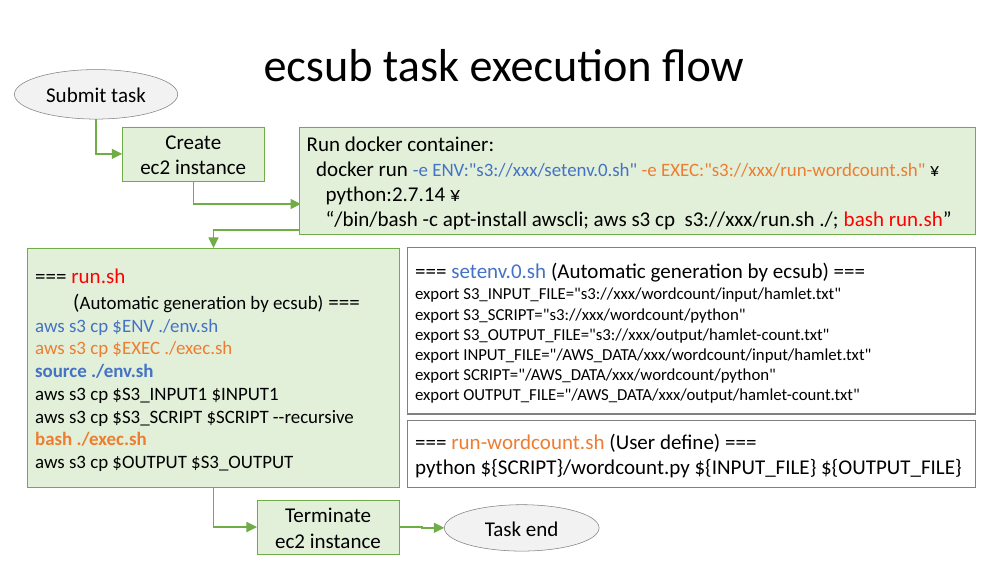
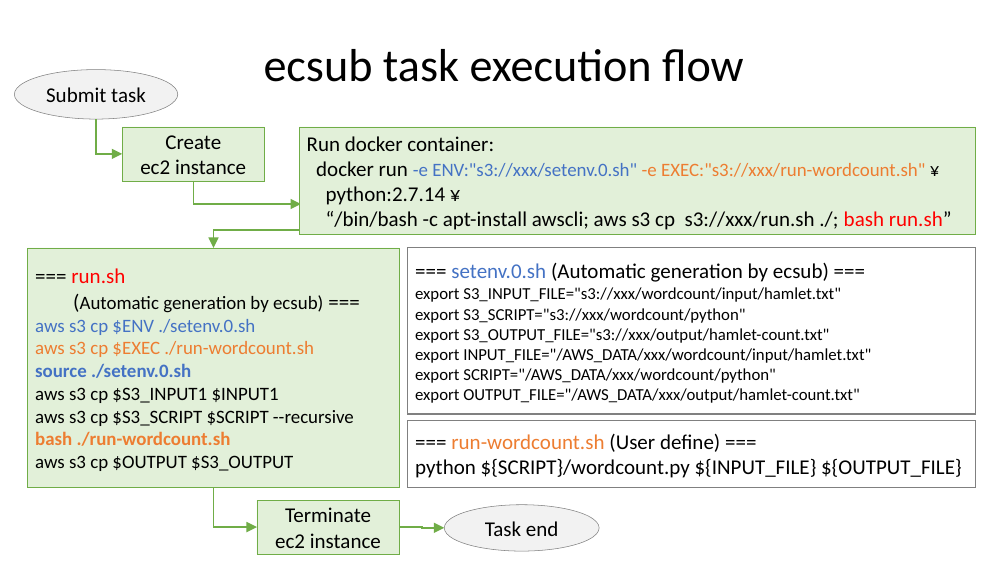
Before and after one commit to aokad/ecsub, a slide deck: slide 5 of docs/AWS-ECS.pptx. Drawn at 1008x567 pixels with LibreOffice and Linux fonts; fonts in the diff are those of the drawing. Boxes give left, top, right and bottom in pixels: in the first picture for what was removed or moved away, otherwise in the second. Text is boxed around its words. In the diff, an @@ line names an element or a change of style, - is before the commit and + after.

```diff
--- a/docs/AWS-ECS.pptx
+++ b/docs/AWS-ECS.pptx
@@ text in rectangle at (x1=35, y1=319, x2=314, y2=378): text changed @@
-aws s3 cp $ENV ./env.sh
-aws s3 cp $EXEC ./exec.sh
-source ./env.sh
+aws s3 cp $ENV ./setenv.0.sh
+aws s3 cp $EXEC ./run-wordcount.sh
+source ./setenv.0.sh
@@ text in rectangle at (x1=35, y1=431, x2=231, y2=446): text changed @@
-bash ./exec.sh
+bash ./run-wordcount.sh
```
Also in this commit, not shown: 2 other slides changed, 7 other files.
